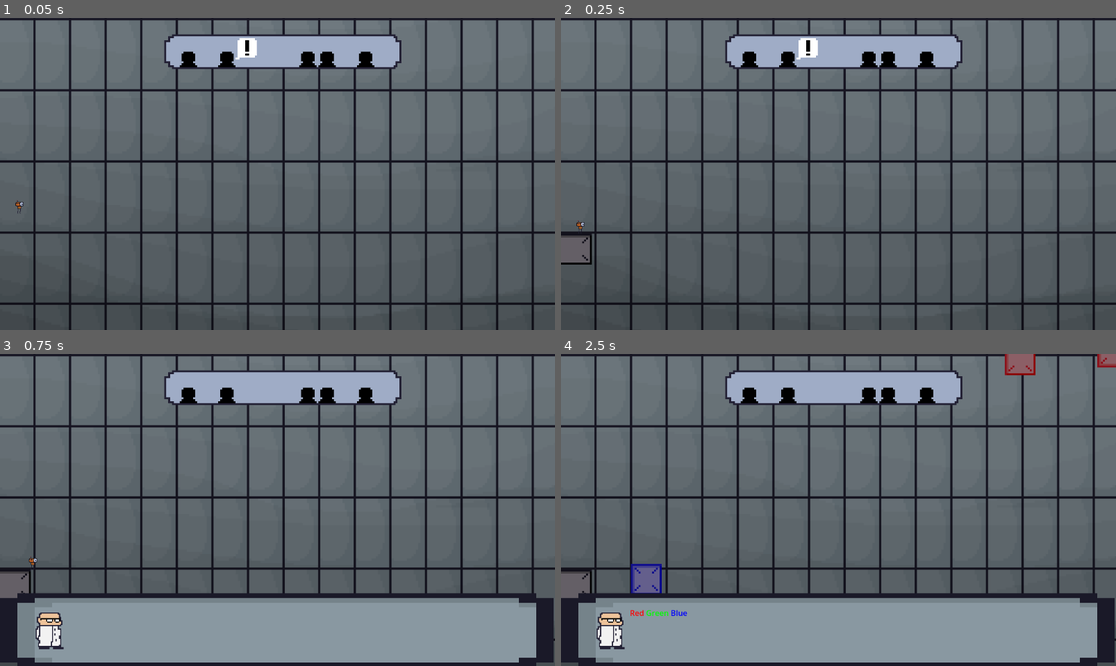
Above: before the commit, frames 1-4 (two rows, left to right).
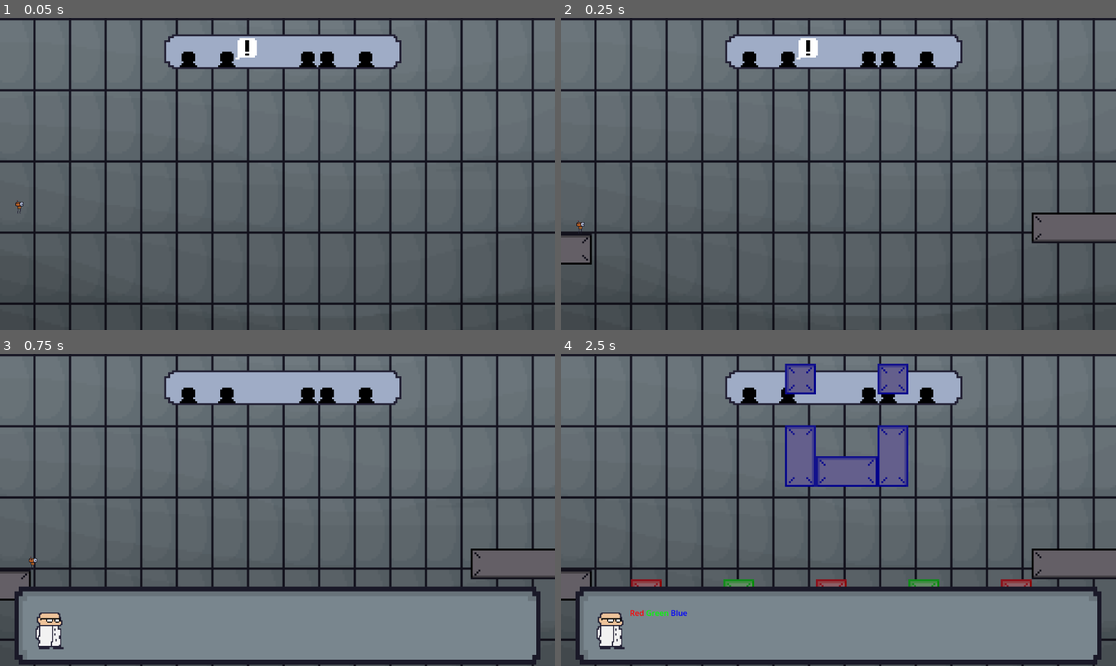
Above: after the commit, the same moments.

Repository: Gamnraa/gmtk2025
Game: Godot game, scene res://MainScene.tscn
Same seed, same stepped clock (60 frames per second), same inputs: the game is played once before the commit and once after it.
Inputs:
- Up to frame 1 (0.05 s): no input
- Up to frame 2 (0.25 s): no input
- Up to frame 3 (0.75 s): tap Enter (enter) at 0.5, 0.6 s; hold D (right) from 0.53 s (still down)
- Up to frame 4 (2.5 s): tap Space (jump) at 0.77, 1.52 s; tap Enter (enter) at 1.35, 2.1 s; release D (right) at 2.03 s; hold A (left) from 2.03 s (still down)

Frame 1 is identical in both runs. In frame 2, 0.5% of the frame differs, in the area x 84-100%, y 62-73%; in frame 3, 6.0%; in frame 4, 10%, in the area x 0-100%, y 0-100%.

Commit message:
Updated levels
adding things

Diff:
--- a/Nodes/DialogueBox.tscn
+++ b/Nodes/DialogueBox.tscn
@@ -109,8 +109,8 @@
 
 [node name="Sprite2D" type="Sprite2D" parent="."]
 texture_filter = 1
-position = Vector2(574.5, 226)
-scale = Vector2(8.97656, 2.39063)
+position = Vector2(576, 216)
+scale = Vector2(1.06557, 1.26563)
 texture = ExtResource("3_50nuf")
 
 [node name="BG" type="Sprite2D" parent="."]
--- a/Nodes/Levels/2_4.tscn
+++ b/Nodes/Levels/2_4.tscn
@@ -52,6 +52,10 @@
 [node name="PlatformBig9" parent="." instance=ExtResource("3_0y2vg")]
 position = Vector2(1248, -512)
 
+[node name="PlatformMedium" parent="PlatformBig9" instance=ExtResource("2_pyh6o")]
+position = Vector2(-1280, 256)
+color = 0
+
 [node name="PlatformBig10" parent="." instance=ExtResource("3_0y2vg")]
 position = Vector2(672, -192)
 rotation = 1.5708
@@ -74,10 +78,6 @@
 
 [node name="PlatformBig6" parent="." instance=ExtResource("3_0y2vg")]
 position = Vector2(608, 224)
-color = 0
-
-[node name="PlatformSmall" parent="." instance=ExtResource("1_u3hin")]
-position = Vector2(32, -256)
 color = 0
 
 [node name="PlatformSmall2" parent="." instance=ExtResource("1_u3hin")]
--- a/Nodes/Levels/4_1.tscn
+++ b/Nodes/Levels/4_1.tscn
@@ -7,116 +7,48 @@
 [node name="1-1" type="Node2D"]
 scale = Vector2(0.5, 0.5)
 
-[node name="PlatformBig3" parent="." instance=ExtResource("1_6qn7p")]
-position = Vector2(1264, -1488)
-
 [node name="PlatformSmall" parent="." instance=ExtResource("2_xxmrg")]
-position = Vector2(-192, 0)
-color = 2
+position = Vector2(-192, 64)
+color = 0
 
 [node name="PlatformSmall2" parent="." instance=ExtResource("2_xxmrg")]
-position = Vector2(1424, -1168)
-color = 0
-
-[node name="PlatformSmall3" parent="." instance=ExtResource("2_xxmrg")]
-position = Vector2(1280, -1088)
+position = Vector2(448, -832)
 color = 2
 
 [node name="PlatformSmall4" parent="." instance=ExtResource("2_xxmrg")]
-position = Vector2(1376, -1072)
+position = Vector2(960, 64)
+color = 1
+
+[node name="PlatformMedium" parent="." instance=ExtResource("3_thc17")]
+position = Vector2(832, -512)
+rotation = 1.5708
+color = 2
+
+[node name="PlatformSmall6" parent="." instance=ExtResource("2_xxmrg")]
+position = Vector2(192, 64)
+color = 1
+
+[node name="PlatformSmall5" parent="." instance=ExtResource("2_xxmrg")]
+position = Vector2(1344, 64)
 color = 0
 
-[node name="PlatformMedium" parent="." instance=ExtResource("3_thc17")]
-position = Vector2(1040, -1472)
+[node name="PlatformMedium3" parent="." instance=ExtResource("3_thc17")]
+position = Vector2(448, -512)
 rotation = 1.5708
-
-[node name="PlatformBig2" parent="." instance=ExtResource("1_6qn7p")]
-position = Vector2(1744, -1136)
-rotation = -1.5708
-color = 0
-
-[node name="PlatformBig" parent="." instance=ExtResource("1_6qn7p")]
-position = Vector2(1760, -1216)
-rotation = 4.71239
-color = 5
-
-[node name="PlatformSmall6" parent="." instance=ExtResource("2_xxmrg")]
-position = Vector2(1120, -1064)
 color = 2
 
-[node name="PlatformMedium2" parent="." instance=ExtResource("3_thc17")]
-position = Vector2(1424, -1232)
+[node name="PlatformBig5" parent="." instance=ExtResource("1_6qn7p")]
+position = Vector2(1664, -64)
+rotation = 3.14159
 
-[node name="PlatformSmall5" parent="." instance=ExtResource("2_xxmrg")]
-position = Vector2(1376, -1064)
+[node name="PlatformSmall7" parent="." instance=ExtResource("2_xxmrg")]
+position = Vector2(832, -832)
 color = 2
 
-[node name="PlatformMedium3" parent="." instance=ExtResource("3_thc17")]
-position = Vector2(896, -1408)
-rotation = 1.5708
-
-[node name="PlatformBig4" parent="." instance=ExtResource("1_6qn7p")]
-position = Vector2(1328, -1504)
-rotation = 3.14159
-color = 1
-
-[node name="PlatformBig5" parent="." instance=ExtResource("1_6qn7p")]
-position = Vector2(1280, -1472)
-rotation = 3.14159
-color = 1
-
-[node name="PlatformBig6" parent="." instance=ExtResource("1_6qn7p")]
-position = Vector2(1792, -1264)
-rotation = 4.71239
-color = 1
-
-[node name="PlatformBig7" parent="." instance=ExtResource("1_6qn7p")]
-position = Vector2(1840, -1136)
-rotation = 4.71239
-color = 1
-
-[node name="PlatformBig8" parent="." instance=ExtResource("1_6qn7p")]
-position = Vector2(1760, -1296)
-rotation = 4.71239
-color = 1
-
-[node name="PlatformBig9" parent="." instance=ExtResource("1_6qn7p")]
-position = Vector2(1824, -1328)
-rotation = 4.71239
-color = 0
-
-[node name="PlatformSmall7" parent="." instance=ExtResource("2_xxmrg")]
-position = Vector2(2144, -1232)
-color = 1
-
-[node name="PlatformBig10" parent="." instance=ExtResource("1_6qn7p")]
-position = Vector2(1776, -1200)
-rotation = 4.71239
-color = 0
-
-[node name="PlatformBig11" parent="." instance=ExtResource("1_6qn7p")]
-position = Vector2(1904, -1264)
-rotation = 4.71239
-color = 0
-
-[node name="PlatformBig12" parent="." instance=ExtResource("1_6qn7p")]
-position = Vector2(1840, -1232)
-rotation = 4.71239
-color = 0
-
 [node name="PlatformSmall9" parent="." instance=ExtResource("2_xxmrg")]
-position = Vector2(1360, -912)
-color = 0
-
-[node name="PlatformMedium4" parent="." instance=ExtResource("3_thc17")]
-position = Vector2(1248, -1248)
+position = Vector2(576, 64)
 color = 0
 
 [node name="PlatformMedium5" parent="." instance=ExtResource("3_thc17")]
-position = Vector2(1328, -1264)
-color = 5
-
-[node name="PlatformBig13" parent="." instance=ExtResource("1_6qn7p")]
-position = Vector2(1808, -1312)
-rotation = 4.71239
-color = 0
+position = Vector2(640, -448)
+color = 2
--- /dev/null
+++ b/Nodes/Levels/4_2.tscn
@@ -0,0 +1,111 @@
+[gd_scene load_steps=4 format=3 uid="uid://b4emety4ut150"]
+
+[ext_resource type="PackedScene" uid="uid://b4r00hkgdyuap" path="res://Nodes/PlatformSmall.tscn" id="1_c1v1s"]
+[ext_resource type="PackedScene" uid="uid://d3gsx1wbbm70y" path="res://Nodes/PlatformMed.tscn" id="2_5etpb"]
+[ext_resource type="PackedScene" uid="uid://blaul8bw43pew" path="res://Nodes/PlatformBig.tscn" id="3_6qx7y"]
+
+[node name="1-3" type="Node2D"]
+position = Vector2(16, -32)
+scale = Vector2(0.5, 0.5)
+
+[node name="PlatformSmall10" parent="." instance=ExtResource("1_c1v1s")]
+position = Vector2(1808, -992)
+color = 0
+
+[node name="PlatformSmall12" parent="." instance=ExtResource("1_c1v1s")]
+position = Vector2(1824, -752)
+
+[node name="PlatformSmall13" parent="." instance=ExtResource("1_c1v1s")]
+position = Vector2(1680, -880)
+color = 0
+
+[node name="PlatformMedium5" parent="." instance=ExtResource("2_5etpb")]
+position = Vector2(2080, -1104)
+rotation = 1.5708
+
+[node name="PlatformMedium6" parent="." instance=ExtResource("2_5etpb")]
+position = Vector2(1872, -800)
+
+[node name="PlatformSmall35" parent="." instance=ExtResource("1_c1v1s")]
+position = Vector2(1824, -656)
+color = 1
+
+[node name="PlatformSmall40" parent="." instance=ExtResource("1_c1v1s")]
+position = Vector2(-608, -48)
+color = 0
+
+[node name="PlatformSmall41" parent="." instance=ExtResource("1_c1v1s")]
+position = Vector2(1776, -896)
+color = 1
+
+[node name="PlatformSmall42" parent="." instance=ExtResource("1_c1v1s")]
+position = Vector2(2080, -1296)
+color = 5
+
+[node name="PlatformMedium7" parent="." instance=ExtResource("2_5etpb")]
+position = Vector2(1632, -864)
+rotation = 1.5708
+
+[node name="PlatformMedium8" parent="." instance=ExtResource("2_5etpb")]
+position = Vector2(2208, -592)
+rotation = 1.5708
+
+[node name="PlatformBig4" parent="." instance=ExtResource("3_6qx7y")]
+position = Vector2(1760, -528)
+
+[node name="PlatformBig9" parent="." instance=ExtResource("3_6qx7y")]
+position = Vector2(1824, -784)
+
+[node name="PlatformBig10" parent="." instance=ExtResource("3_6qx7y")]
+position = Vector2(1792, -848)
+rotation = 1.5708
+
+[node name="PlatformBig11" parent="." instance=ExtResource("3_6qx7y")]
+position = Vector2(288, -448)
+rotation = 1.5708
+
+[node name="PlatformBig12" parent="." instance=ExtResource("3_6qx7y")]
+position = Vector2(1632, 0)
+
+[node name="PlatformMedium14" parent="." instance=ExtResource("2_5etpb")]
+position = Vector2(1840, -1024)
+rotation = 1.5708
+color = 3
+
+[node name="PlatformBig" parent="." instance=ExtResource("3_6qx7y")]
+position = Vector2(1872, -896)
+
+[node name="PlatformBig2" parent="." instance=ExtResource("3_6qx7y")]
+position = Vector2(1904, -848)
+color = 0
+
+[node name="PlatformBig3" parent="." instance=ExtResource("3_6qx7y")]
+position = Vector2(1712, -1024)
+rotation = 1.5708
+
+[node name="PlatformBig5" parent="." instance=ExtResource("3_6qx7y")]
+position = Vector2(1664, -944)
+color = 2
+
+[node name="PlatformBig6" parent="." instance=ExtResource("3_6qx7y")]
+position = Vector2(1760, -1040)
+color = 1
+
+[node name="PlatformSmall" parent="." instance=ExtResource("1_c1v1s")]
+position = Vector2(-96, -256)
+color = 2
+
+[node name="PlatformSmall2" parent="." instance=ExtResource("1_c1v1s")]
+position = Vector2(-224, -128)
+color = 1
+
+[node name="PlatformSmall3" parent="." instance=ExtResource("1_c1v1s")]
+position = Vector2(1808, -1120)
+color = 3
+
+[node name="PlatformSmall6" parent="." instance=ExtResource("1_c1v1s")]
+position = Vector2(32, -384)
+
+[node name="PlatformSmall7" parent="." instance=ExtResource("1_c1v1s")]
+position = Vector2(-352, 0)
+color = 0
Binary file added: Graphics/dialogue-box.ase
Binary file changed: Graphics/dialogue-box.png
Not shown: 1 places in MainScene.tscn that only renumber resources
Not shown: 1 places in Nodes/win.tscn that only renumber resources
